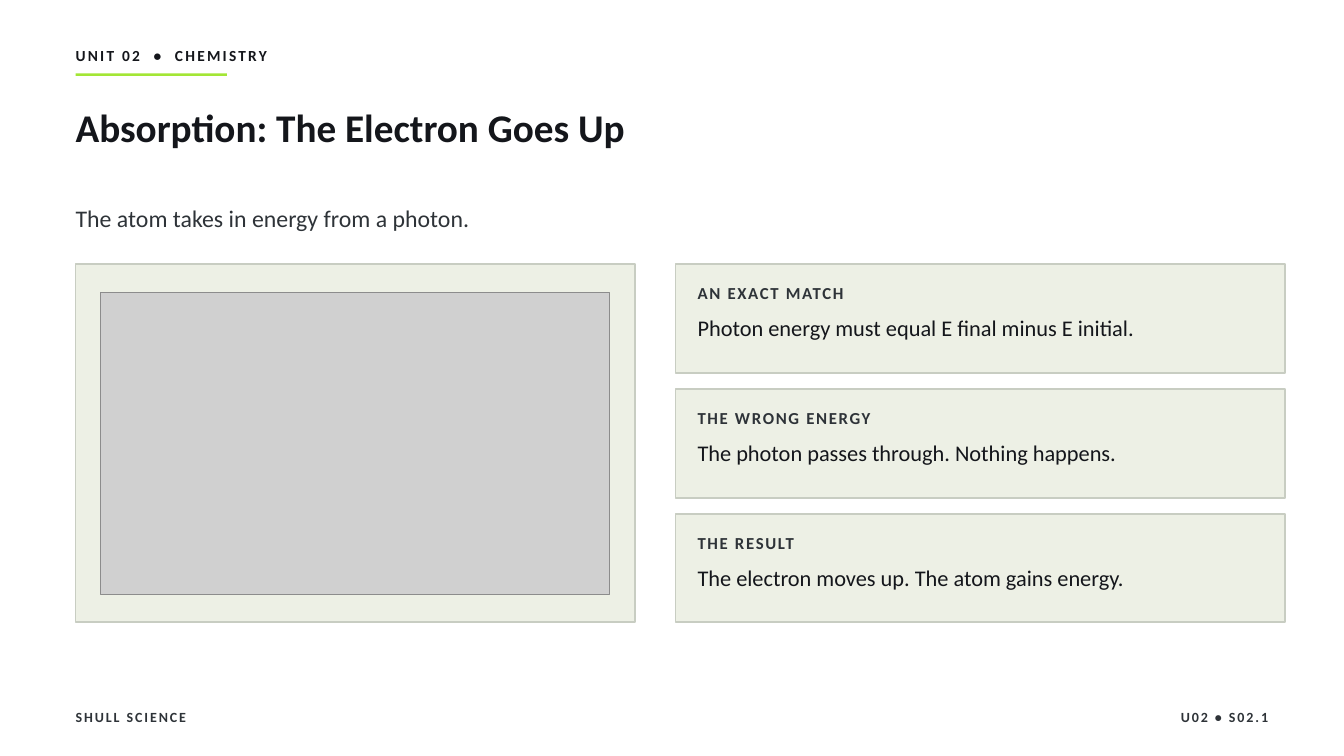
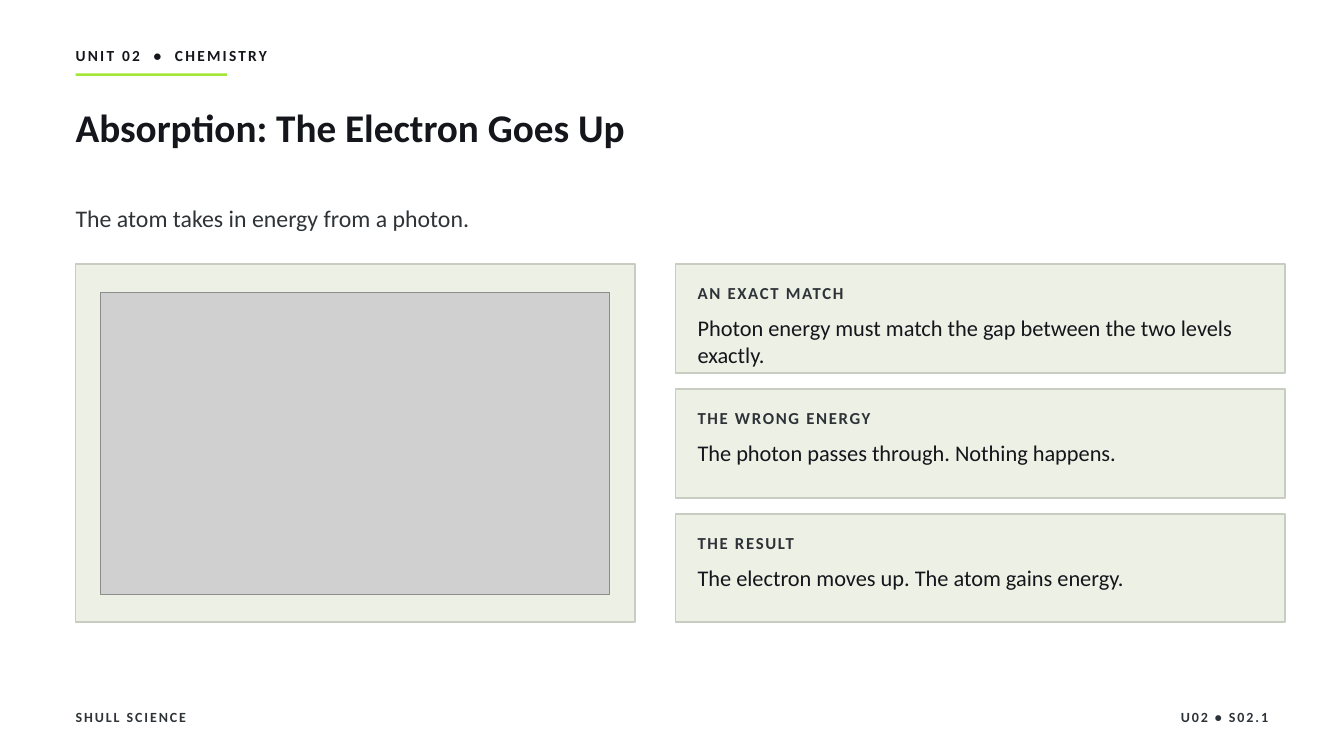
Before and after one commit to Hayabusa015/WorkWork, a slide deck: slide 11 of deliverables/chem-u02/SHULL_CHEM_Slides_U02_S02.1.pptx (slide 13 before the commit). Drawn at 1344x756 pixels with LibreOffice and Linux fonts; fonts in the diff are those of the drawing; grey boxes stand for pictures. Boxes give left, top, right and bottom in pixels: in the first picture for what was removed or moved away, otherwise in the second. Text is boxed around its words. In the diff, an @@ line names an element or a change of style, - is before the commit and + after.

```diff
--- a/deliverables/chem-u02/SHULL_CHEM_Slides_U02_S02.1.pptx
+++ b/deliverables/chem-u02/SHULL_CHEM_Slides_U02_S02.1.pptx
@@ text at box(698, 320, 1232, 367): text changed @@
-Photon energy must equal E final minus E initial.
+Photon energy must match the gap between the two levels exactly.
```
Also in this commit, not shown: 11 other slides changed, 1 slide added, 1 slide removed, 7 other files.
